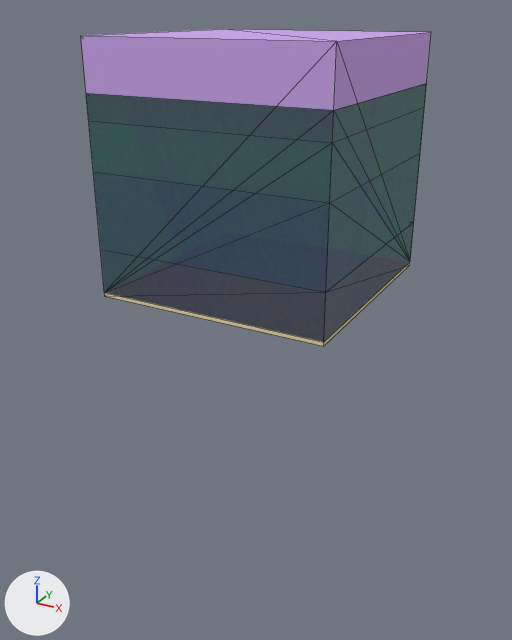
Before and after pictures for a commit that changed the glTF model assets/models/objects/hblock.glb.
One viewpoint serves both versions: a 50 mm lens placed at (2.09, -3.94, 1.63), pointed at (-0.05, -0.06, -0.31). Lighting does not change. The marker at lower left points along +X, +Y and +Z. The first picture is the older version. Mesh edges are drawn as thin lines. Where no turn or scale is listed for an object, it has been applied to the vertices.

In view in the first picture: 'S1|SM_HESCO_Stage1_01a#0', 'S2|SM_HESCO_Stage2_01a#0', 'S3|SM_HESCO_Stage3_01a#0', 'S4|SM_HESCO_Stage4_01a#0', 'S5|SM_HESCO_Stage5_01a#0'.
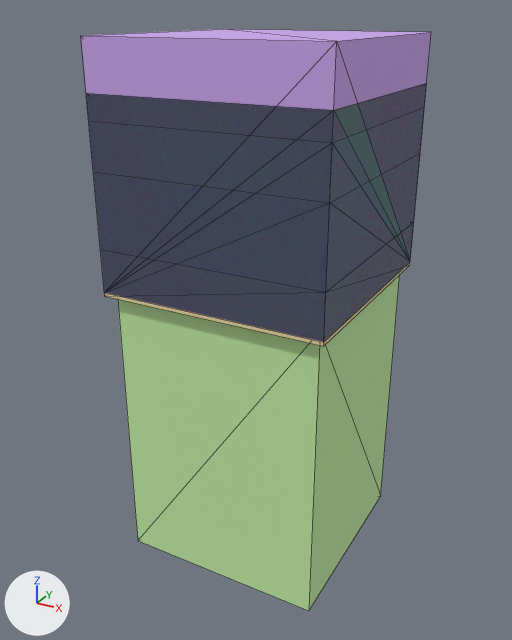
The change, as a diff of the scene's bpy script:
```diff
--- a/assets/models/objects/hblock.glb.py
+++ b/assets/models/objects/hblock.glb.py
@@ mat_s6_sm_foundation_hesco @@
+mat_s6_sm_foundation_hesco = principled_material('S6|SM_Foundation_Hesco')
+mat_s6_sm_foundation_hesco.base_color = (0.554, 0.85, 0.383)  # green #c4eda6
+mat_s6_sm_foundation_hesco.roughness = 1.0
@@ me_s6_sm_foundation_hesco @@
+me_s6_sm_foundation_hesco.from_pydata(...)  # a box spanning x -0.7..0.7, y -0.69..0.69, z -1.01..1.01
+me_s6_sm_foundation_hesco.materials.append(mat_s6_sm_foundation_hesco)  # green #c4eda6
@@ ob_s6_sm_foundation_hesco_0 @@
+ob_s6_sm_foundation_hesco_0 = bpy.data.objects.new('S6|SM_Foundation_Hesco#0', me_s6_sm_foundation_hesco)
+ob_s6_sm_foundation_hesco_0.location = (0.0, 0.0, -0.983)
```

Changed parts and their boxes (x1, y1, x2, y2) in the pictures (512 x 640 px):
'S6|SM_Foundation_Hesco#0', added (green): after (118, 276, 399, 611)
'S2|SM_HESCO_Stage2_01a#0', unchanged, covered by the edit: before (94, 153, 420, 342); after (94, 153, 420, 341)
